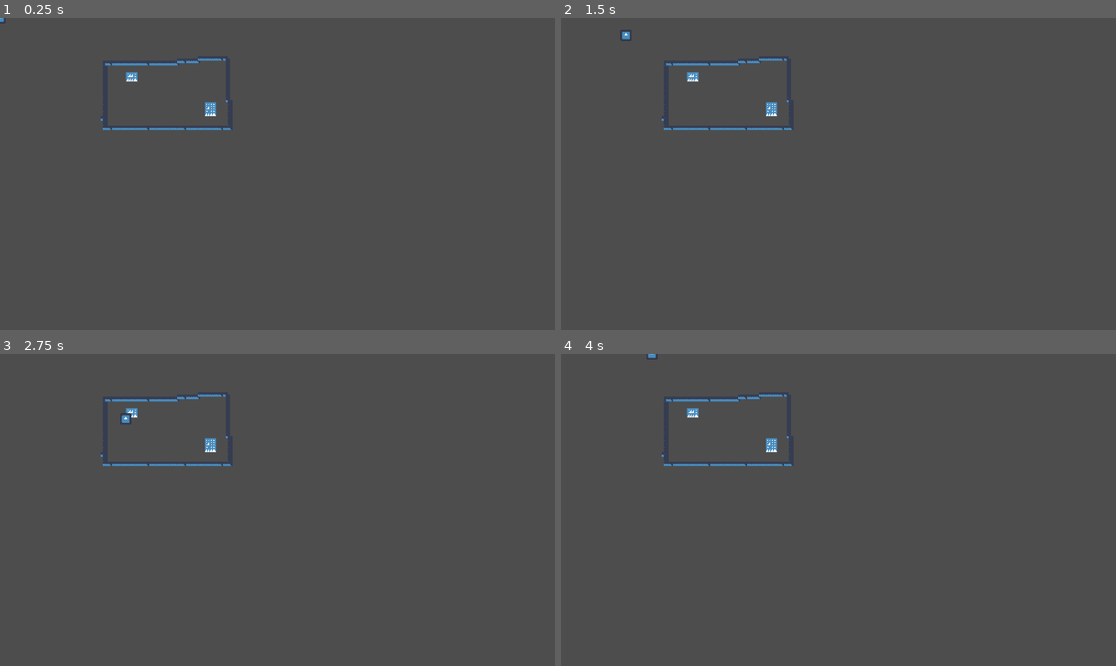
Above: before the commit, frames 1-4 (two rows, left to right).
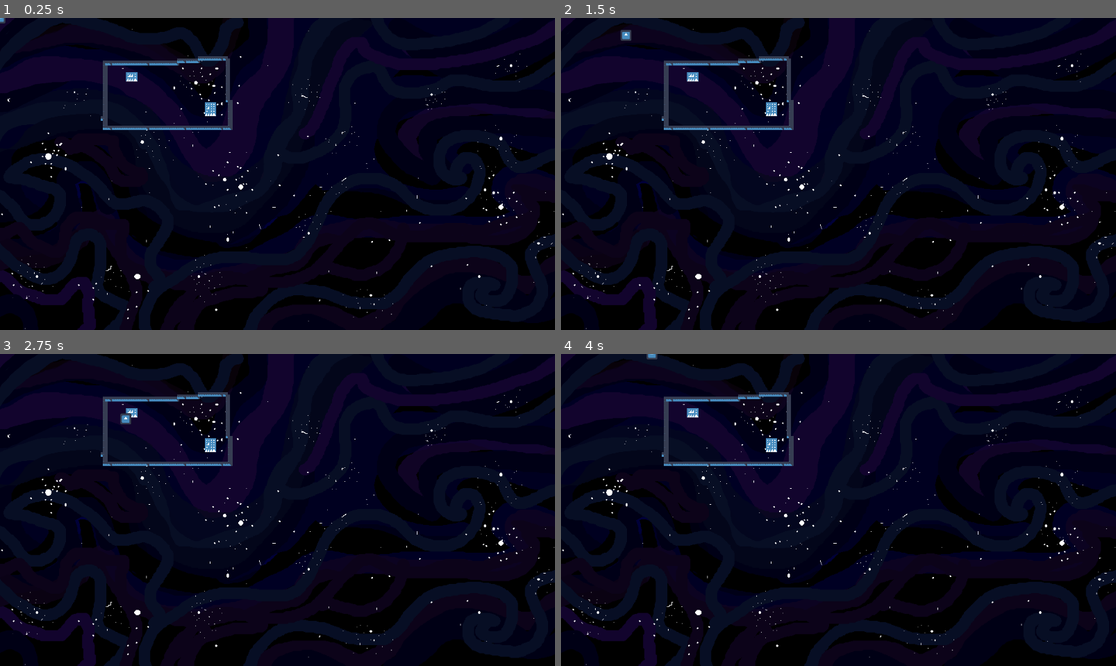
Above: after the commit, the same moments.

Repository: feargrinn/cyberiada2024
Game: Godot game, scene res://game.tscn
Same seed, same stepped clock (60 frames per second), same inputs: the game is played once before the commit and once after it. The engine's default icon, where the game draws it, is replaced by a stand-in: a white triangle on a blue panel in a dark square.
Inputs:
- Up to frame 1 (0.25 s): no input
- Up to frame 2 (1.5 s): tap Enter at 0.5 s; hold Right (ui_right) 0.53-1.28 s; tap Space (interact_A) at 0.6, 1.25, 1.35 s; hold Down (ui_down) from 1.28 s (still down)
- Up to frame 3 (2.75 s): release Down (ui_down) at 2.03 s; hold Right (ui_right) from 2.03 s (still down); tap Space (interact_A) at 2.1 s
- Up to frame 4 (4 s): release Right (ui_right) at 2.78 s; hold Up (ui_up) 2.78-3.53 s; tap Space (interact_A) at 2.85, 3.6 s; hold Left (ui_left) from 3.53 s (still down)

The runs differ from the first frame. In frame 1, 99% of the frame differs, in the area x 0-100%, y 0-100%; in frame 2, 99%; in frame 3, 99%; in frame 4, 99%.

Commit message:
Creating menus

Diff:
--- a/game.tscn
+++ b/game.tscn
@@ -1,8 +1,9 @@
-[gd_scene load_steps=6 format=4 uid="uid://dr6pjruspb74u"]
+[gd_scene load_steps=7 format=4 uid="uid://dr6pjruspb74u"]
 
 [ext_resource type="Texture2D" uid="uid://b3kv3gwverjnd" path="res://icon.svg" id="1_ixew8"]
 [ext_resource type="PackedScene" uid="uid://bsadwdkvdmcp1" path="res://characterA.tscn" id="1_wrk8y"]
 [ext_resource type="Script" path="res://character_a.gd" id="2_d4g5r"]
+[ext_resource type="Texture2D" uid="uid://ce5bugs8hwhb" path="res://textures/background_stars.png" id="4_ltgog"]
 
 [sub_resource type="TileSetAtlasSource" id="TileSetAtlasSource_qgrxv"]
 texture = ExtResource("1_ixew8")
@@ -24,3 +25,9 @@
 
 [node name="characterA" parent="." instance=ExtResource("1_wrk8y")]
 script = ExtResource("2_d4g5r")
+
+[node name="TextureRect" type="TextureRect" parent="."]
+z_index = -1
+offset_right = 40.0
+offset_bottom = 40.0
+texture = ExtResource("4_ltgog")
--- /dev/null
+++ b/main_menu.gd
@@ -0,0 +1,11 @@
+extends Control
+
+
+# Called when the node enters the scene tree for the first time.
+func _ready() -> void:
+	pass # Replace with function body.
+
+
+# Called every frame. 'delta' is the elapsed time since the previous frame.
+func _process(delta: float) -> void:
+	pass
--- /dev/null
+++ b/main_menu.tscn
@@ -0,0 +1,66 @@
+[gd_scene load_steps=3 format=3 uid="uid://dybrdpn404nx"]
+
+[ext_resource type="Texture2D" uid="uid://ce5bugs8hwhb" path="res://textures/background_stars.png" id="1_7472d"]
+[ext_resource type="Script" path="res://main_menu.gd" id="1_gugel"]
+
+[node name="MainMenu" type="Control"]
+layout_mode = 3
+anchors_preset = 15
+anchor_right = 1.0
+anchor_bottom = 1.0
+grow_horizontal = 2
+grow_vertical = 2
+script = ExtResource("1_gugel")
+
+[node name="MarginContainer" type="MarginContainer" parent="."]
+layout_mode = 1
+anchors_preset = 15
+anchor_right = 1.0
+anchor_bottom = 1.0
+grow_horizontal = 2
+grow_vertical = 2
+theme_override_constants/margin_left = 20
+theme_override_constants/margin_top = 20
+theme_override_constants/margin_right = 20
+theme_override_constants/margin_bottom = 20
+
+[node name="VBoxContainer" type="VBoxContainer" parent="MarginContainer"]
+layout_mode = 2
+
+[node name="SURVIVALVALVAL" type="Label" parent="MarginContainer/VBoxContainer"]
+layout_mode = 2
+size_flags_vertical = 6
+theme_override_font_sizes/font_size = 100
+text = "OCALEMNIE"
+horizontal_alignment = 1
+
+[node name="PLAY" type="Button" parent="MarginContainer/VBoxContainer"]
+layout_mode = 2
+size_flags_horizontal = 4
+size_flags_vertical = 6
+theme_override_font_sizes/font_size = 50
+text = "Play"
+
+[node name="SETTINGS" type="Button" parent="MarginContainer/VBoxContainer"]
+layout_mode = 2
+size_flags_horizontal = 4
+size_flags_vertical = 6
+theme_override_font_sizes/font_size = 50
+text = "Settings"
+
+[node name="QUIT" type="Button" parent="MarginContainer/VBoxContainer"]
+layout_mode = 2
+size_flags_horizontal = 4
+size_flags_vertical = 6
+theme_override_font_sizes/font_size = 50
+text = "Quit"
+
+[node name="background" type="TextureRect" parent="."]
+z_index = -1
+layout_mode = 1
+anchors_preset = 15
+anchor_right = 1.0
+anchor_bottom = 1.0
+grow_horizontal = 2
+grow_vertical = 2
+texture = ExtResource("1_7472d")
--- /dev/null
+++ b/settings.tscn
@@ -0,0 +1,301 @@
+[gd_scene load_steps=2 format=3 uid="uid://bcyks0tu2522p"]
+
+[ext_resource type="Texture2D" uid="uid://ce5bugs8hwhb" path="res://textures/background_stars.png" id="1_2ep4u"]
+
+[node name="Settings" type="Control"]
+layout_mode = 3
+anchors_preset = 15
+anchor_right = 1.0
+anchor_bottom = 1.0
+grow_horizontal = 2
+grow_vertical = 2
+
+[node name="MarginContainer" type="MarginContainer" parent="."]
+layout_mode = 1
+anchors_preset = 15
+anchor_right = 1.0
+anchor_bottom = 1.0
+grow_horizontal = 2
+grow_vertical = 2
+
+[node name="VBoxContainer" type="VBoxContainer" parent="MarginContainer"]
+layout_mode = 2
+
+[node name="SETTINGS" type="Label" parent="MarginContainer/VBoxContainer"]
+layout_mode = 2
+theme_override_font_sizes/font_size = 100
+text = "SETTINGS"
+horizontal_alignment = 1
+
+[node name="HBoxContainer" type="HBoxContainer" parent="MarginContainer/VBoxContainer"]
+layout_mode = 2
+size_flags_vertical = 3
+
+[node name="DISPLAY" type="VBoxContainer" parent="MarginContainer/VBoxContainer/HBoxContainer"]
+layout_mode = 2
+size_flags_horizontal = 3
+
+[node name="Display" type="Label" parent="MarginContainer/VBoxContainer/HBoxContainer/DISPLAY"]
+layout_mode = 2
+theme_override_font_sizes/font_size = 75
+text = "Display"
+horizontal_alignment = 1
+
+[node name="Label" type="Label" parent="MarginContainer/VBoxContainer/HBoxContainer/DISPLAY"]
+layout_mode = 2
+theme_override_font_sizes/font_size = 50
+text = "Fullscreen"
+horizontal_alignment = 1
+
+[node name="CONTROLS" type="VBoxContainer" parent="MarginContainer/VBoxContainer/HBoxContainer"]
+layout_mode = 2
+size_flags_horizontal = 3
+
+[node name="Controls" type="Label" parent="MarginContainer/VBoxContainer/HBoxContainer/CONTROLS"]
+layout_mode = 2
+theme_override_font_sizes/font_size = 75
+text = "Controls"
+horizontal_alignment = 1
+
+[node name="HBoxContainer" type="VBoxContainer" parent="MarginContainer/VBoxContainer/HBoxContainer/CONTROLS"]
+layout_mode = 2
+
+[node name="VBoxContainer" type="HBoxContainer" parent="MarginContainer/VBoxContainer/HBoxContainer/CONTROLS/HBoxContainer"]
+layout_mode = 2
+
+[node name="Label" type="Label" parent="MarginContainer/VBoxContainer/HBoxContainer/CONTROLS/HBoxContainer/VBoxContainer"]
+layout_mode = 2
+size_flags_horizontal = 3
+theme_override_font_sizes/font_size = 50
+horizontal_alignment = 1
+
+[node name="Label2" type="Label" parent="MarginContainer/VBoxContainer/HBoxContainer/CONTROLS/HBoxContainer/VBoxContainer"]
+layout_mode = 2
+size_flags_horizontal = 3
+theme_override_font_sizes/font_size = 50
+text = "Player 1"
+horizontal_alignment = 1
+
+[node name="Label3" type="Label" parent="MarginContainer/VBoxContainer/HBoxContainer/CONTROLS/HBoxContainer/VBoxContainer"]
+layout_mode = 2
+size_flags_horizontal = 3
+theme_override_font_sizes/font_size = 50
+text = "Player 2"
+horizontal_alignment = 1
+
+[node name="VBoxContainer2" type="HBoxContainer" parent="MarginContainer/VBoxContainer/HBoxContainer/CONTROLS/HBoxContainer"]
+layout_mode = 2
+
+[node name="UP" type="Label" parent="MarginContainer/VBoxContainer/HBoxContainer/CONTROLS/HBoxContainer/VBoxContainer2"]
+layout_mode = 2
+size_flags_horizontal = 3
+theme_override_font_sizes/font_size = 50
+text = "UP"
+horizontal_alignment = 1
+
+[node name="Label2" type="Button" parent="MarginContainer/VBoxContainer/HBoxContainer/CONTROLS/HBoxContainer/VBoxContainer2"]
+layout_mode = 2
+size_flags_horizontal = 6
+size_flags_vertical = 4
+theme_override_font_sizes/font_size = 50
+text = "     "
+
+[node name="Label3" type="Button" parent="MarginContainer/VBoxContainer/HBoxContainer/CONTROLS/HBoxContainer/VBoxContainer2"]
+layout_mode = 2
+size_flags_horizontal = 6
+size_flags_vertical = 4
+theme_override_font_sizes/font_size = 50
+text = "     "
+
+[node name="VBoxContainer3" type="HBoxContainer" parent="MarginContainer/VBoxContainer/HBoxContainer/CONTROLS/HBoxContainer"]
+layout_mode = 2
+
+[node name="UP" type="Label" parent="MarginContainer/VBoxContainer/HBoxContainer/CONTROLS/HBoxContainer/VBoxContainer3"]
+layout_mode = 2
+size_flags_horizontal = 3
+theme_override_font_sizes/font_size = 50
+text = "RIGHT"
+horizontal_alignment = 1
+
+[node name="Label2" type="Button" parent="MarginContainer/VBoxContainer/HBoxContainer/CONTROLS/HBoxContainer/VBoxContainer3"]
+layout_mode = 2
+size_flags_horizontal = 6
+size_flags_vertical = 4
+theme_override_font_sizes/font_size = 50
+text = "     "
+
+[node name="Label3" type="Button" parent="MarginContainer/VBoxContainer/HBoxContainer/CONTROLS/HBoxContainer/VBoxContainer3"]
+layout_mode = 2
+size_flags_horizontal = 6
+size_flags_vertical = 4
+theme_override_font_sizes/font_size = 50
+text = "     "
+
+[node name="VBoxContainer4" type="HBoxContainer" parent="MarginContainer/VBoxContainer/HBoxContainer/CONTROLS/HBoxContainer"]
+layout_mode = 2
+
+[node name="UP" type="Label" parent="MarginContainer/VBoxContainer/HBoxContainer/CONTROLS/HBoxContainer/VBoxContainer4"]
+layout_mode = 2
+size_flags_horizontal = 3
+theme_override_font_sizes/font_size = 50
+text = "DOWN"
+horizontal_alignment = 1
+
+[node name="Label2" type="Button" parent="MarginContainer/VBoxContainer/HBoxContainer/CONTROLS/HBoxContainer/VBoxContainer4"]
+layout_mode = 2
+size_flags_horizontal = 6
+size_flags_vertical = 4
+theme_override_font_sizes/font_size = 50
+text = "     "
+
+[node name="Label3" type="Button" parent="MarginContainer/VBoxContainer/HBoxContainer/CONTROLS/HBoxContainer/VBoxContainer4"]
+layout_mode = 2
+size_flags_horizontal = 6
+size_flags_vertical = 4
+theme_override_font_sizes/font_size = 50
+text = "     "
+
+[node name="VBoxContainer5" type="HBoxContainer" parent="MarginContainer/VBoxContainer/HBoxContainer/CONTROLS/HBoxContainer"]
+layout_mode = 2
+
+[node name="UP" type="Label" parent="MarginContainer/VBoxContainer/HBoxContainer/CONTROLS/HBoxContainer/VBoxContainer5"]
+layout_mode = 2
+size_flags_horizontal = 3
+theme_override_font_sizes/font_size = 50
+text = "LEFT"
+horizontal_alignment = 1
+
+[node name="Label2" type="Button" parent="MarginContainer/VBoxContainer/HBoxContainer/CONTROLS/HBoxContainer/VBoxContainer5"]
+layout_mode = 2
+size_flags_horizontal = 6
+size_flags_vertical = 4
+theme_override_font_sizes/font_size = 50
+text = "     "
+
+[node name="Label3" type="Button" parent="MarginContainer/VBoxContainer/HBoxContainer/CONTROLS/HBoxContainer/VBoxContainer5"]
+layout_mode = 2
+size_flags_horizontal = 6
+size_flags_vertical = 4
+theme_override_font_sizes/font_size = 50
+text = "     "
+
+[node name="VBoxContainer6" type="HBoxContainer" parent="MarginContainer/VBoxContainer/HBoxContainer/CONTROLS/HBoxContainer"]
+layout_mode = 2
+
+[node name="UP" type="Label" parent="MarginContainer/VBoxContainer/HBoxContainer/CONTROLS/HBoxContainer/VBoxContainer6"]
+layout_mode = 2
+size_flags_horizontal = 3
+theme_override_font_sizes/font_size = 50
+text = "GRAB/DROP"
+horizontal_alignment = 1
+
+[node name="Label2" type="Button" parent="MarginContainer/VBoxContainer/HBoxContainer/CONTROLS/HBoxContainer/VBoxContainer6"]
+layout_mode = 2
+size_flags_horizontal = 6
+size_flags_vertical = 4
+theme_override_font_sizes/font_size = 50
+text = "     "
+
+[node name="Label3" type="Button" parent="MarginContainer/VBoxContainer/HBoxContainer/CONTROLS/HBoxContainer/VBoxContainer6"]
+layout_mode = 2
+size_flags_horizontal = 6
+size_flags_vertical = 4
+theme_override_font_sizes/font_size = 50
+text = "     "
+
+[node name="VBoxContainer7" type="HBoxContainer" parent="MarginContainer/VBoxContainer/HBoxContainer/CONTROLS/HBoxContainer"]
+layout_mode = 2
+
+[node name="UP" type="Label" parent="MarginContainer/VBoxContainer/HBoxContainer/CONTROLS/HBoxContainer/VBoxContainer7"]
+layout_mode = 2
+size_flags_horizontal = 3
+theme_override_font_sizes/font_size = 50
+text = "INTERACT"
+horizontal_alignment = 1
+
+[node name="Label2" type="Button" parent="MarginContainer/VBoxContainer/HBoxContainer/CONTROLS/HBoxContainer/VBoxContainer7"]
+layout_mode = 2
+size_flags_horizontal = 6
+size_flags_vertical = 4
+theme_override_font_sizes/font_size = 50
+text = "     "
+
+[node name="Label3" type="Button" parent="MarginContainer/VBoxContainer/HBoxContainer/CONTROLS/HBoxContainer/VBoxContainer7"]
+layout_mode = 2
+size_flags_horizontal = 6
+size_flags_vertical = 4
+theme_override_font_sizes/font_size = 50
+text = "     "
+
+[node name="SOUND" type="VBoxContainer" parent="MarginContainer/VBoxContainer/HBoxContainer"]
+layout_mode = 2
+size_flags_horizontal = 3
+
+[node name="Sound" type="Label" parent="MarginContainer/VBoxContainer/HBoxContainer/SOUND"]
+layout_mode = 2
+size_flags_vertical = 3
+theme_override_font_sizes/font_size = 75
+text = "Sound
+"
+horizontal_alignment = 1
+
+[node name="Master" type="Label" parent="MarginContainer/VBoxContainer/HBoxContainer/SOUND"]
+layout_mode = 2
+size_flags_vertical = 2
+theme_override_font_sizes/font_size = 50
+text = "Master"
+horizontal_alignment = 1
+
+[node name="HSlider" type="HSlider" parent="MarginContainer/VBoxContainer/HBoxContainer/SOUND"]
+layout_mode = 2
+size_flags_vertical = 2
+
+[node name="Music" type="Label" parent="MarginContainer/VBoxContainer/HBoxContainer/SOUND"]
+layout_mode = 2
+size_flags_vertical = 2
+theme_override_font_sizes/font_size = 50
+text = "Music"
+horizontal_alignment = 1
+
+[node name="HSlider2" type="HSlider" parent="MarginContainer/VBoxContainer/HBoxContainer/SOUND"]
+layout_mode = 2
+size_flags_vertical = 2
+
+[node name="SFX" type="Label" parent="MarginContainer/VBoxContainer/HBoxContainer/SOUND"]
+layout_mode = 2
+size_flags_vertical = 2
+theme_override_font_sizes/font_size = 50
+text = "SFX"
+horizontal_alignment = 1
+
+[node name="HSlider3" type="HSlider" parent="MarginContainer/VBoxContainer/HBoxContainer/SOUND"]
+layout_mode = 2
+size_flags_vertical = 2
+
+[node name="NAVIGATION" type="HBoxContainer" parent="MarginContainer/VBoxContainer"]
+layout_mode = 2
+size_flags_vertical = 3
+
+[node name="BACK" type="Button" parent="MarginContainer/VBoxContainer/NAVIGATION"]
+layout_mode = 2
+size_flags_horizontal = 6
+size_flags_vertical = 4
+theme_override_font_sizes/font_size = 50
+text = "Back"
+
+[node name="CONFIRM" type="Button" parent="MarginContainer/VBoxContainer/NAVIGATION"]
+layout_mode = 2
+size_flags_horizontal = 6
+size_flags_vertical = 4
+theme_override_font_sizes/font_size = 50
+text = "Confirm"
+
+[node name="background" type="TextureRect" parent="."]
+z_index = -1
+layout_mode = 1
+anchors_preset = 15
+anchor_right = 1.0
+anchor_bottom = 1.0
+grow_horizontal = 2
+grow_vertical = 2
+texture = ExtResource("1_2ep4u")
Binary file added: textures/background_stars.png
Not shown, added: textures/background_stars.png.import
